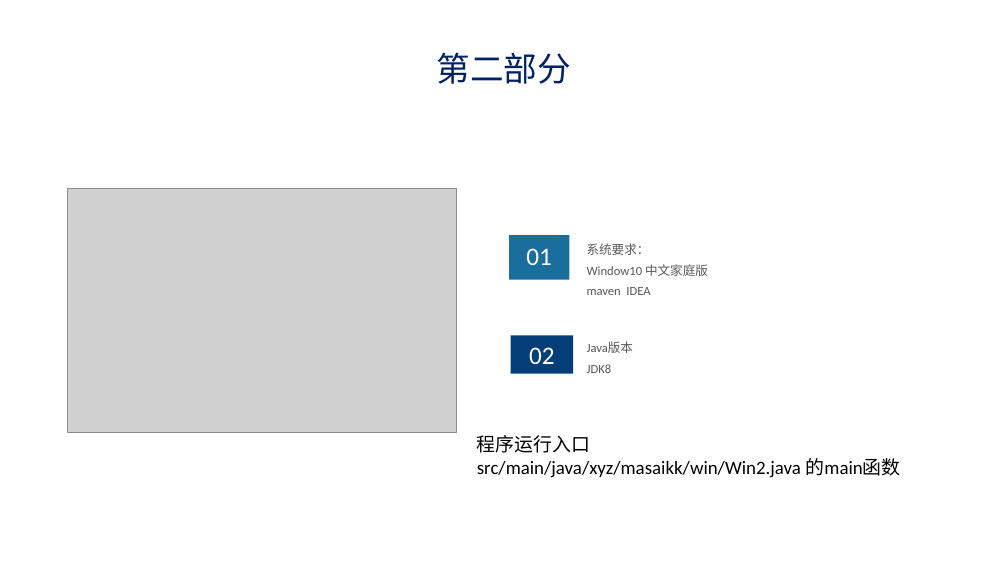
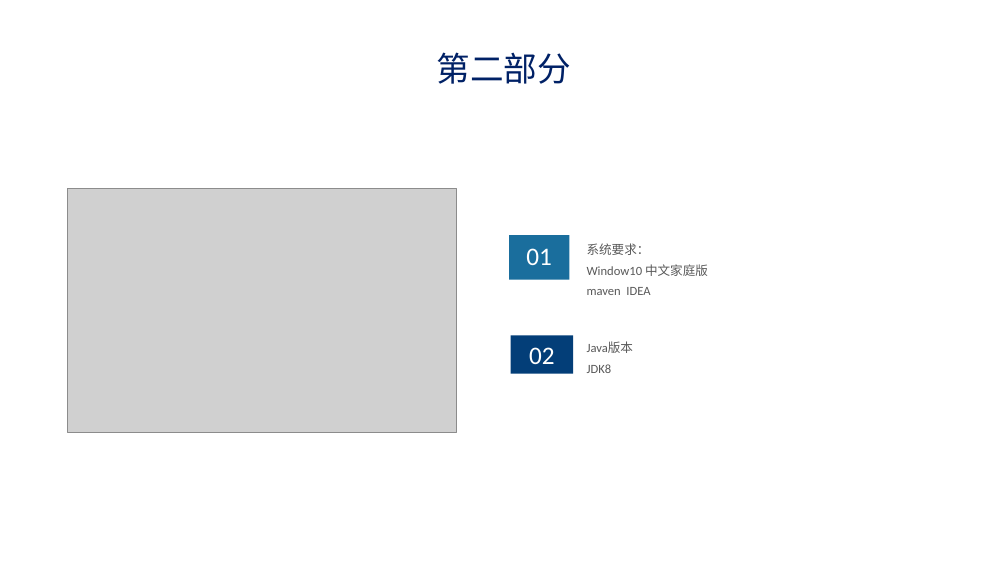
Before and after one commit to masaikk/2021-Big-data-development, a slide deck: slide 7 of 01-大数据怎么存/代码和文档/s3week1/pass/展示.pptx. Drawn at 1008x567 pixels with LibreOffice and Linux fonts; fonts in the diff are those of the drawing; grey boxes stand for pictures. Boxes give left, top, right and bottom in pixels: in the first picture for what was removed or moved away, otherwise in the second. Text is boxed around its words. In the diff, an @@ line names an element or a change of style, - is before the commit and + after.

```diff
--- a/01-大数据怎么存/代码和文档/s3week1/pass/展示.pptx
+++ b/01-大数据怎么存/代码和文档/s3week1/pass/展示.pptx
@@ text removed at (477,435,901,478) @@
-程序运行入口
-src/main/java/xyz/masaikk/win/Win2.java 的main函数
```
Also in this commit, not shown: 1 other slide changed, 8 slides removed, 5 other files.
